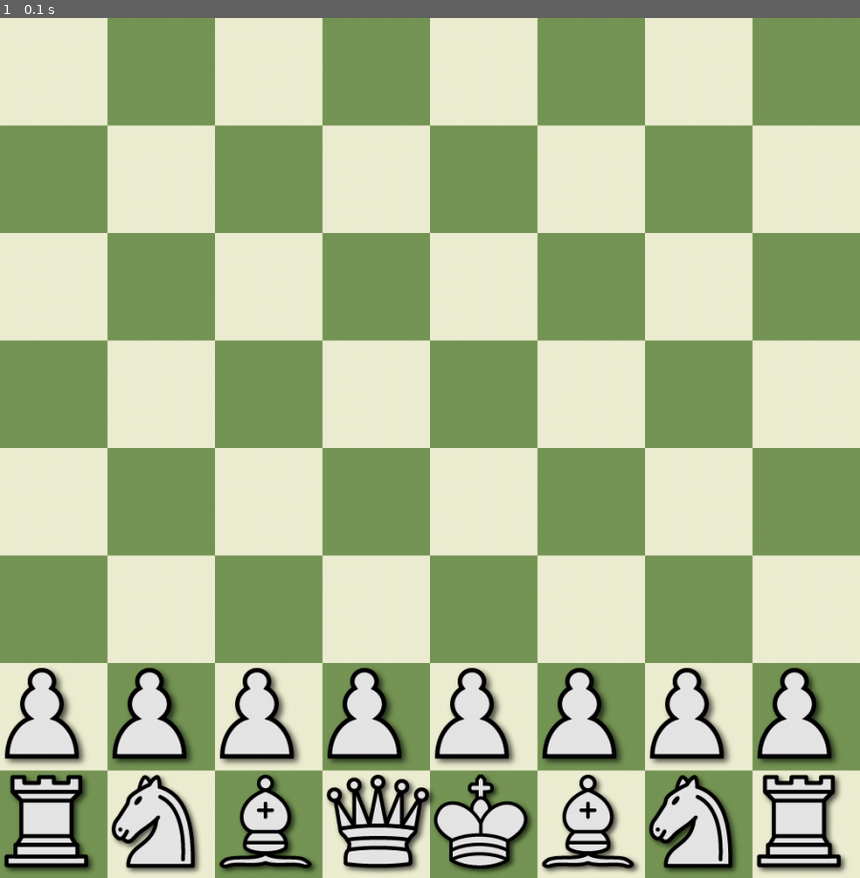
Above: before the commit, frame 1.
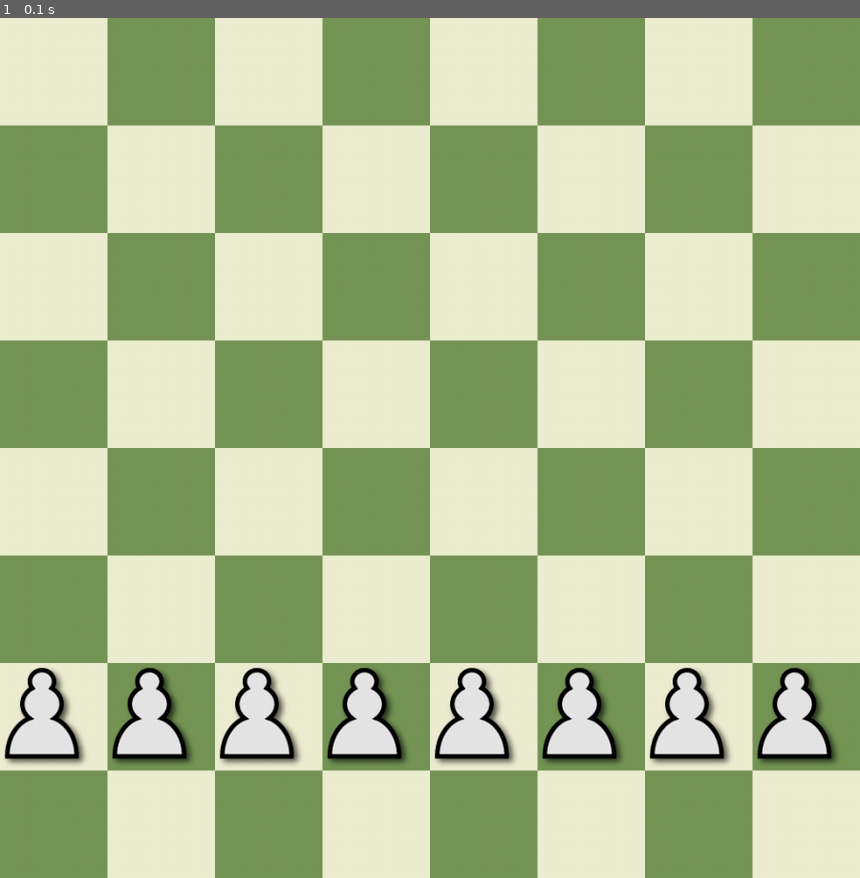
Above: after the commit, the same moment.

Repository: developer-egg/pygame-chess
Game: pygame game, started from main.py
The game is run twice, just before and just after one commit, with the same random seed, the same clock (stepped at 60 frames per second) and the same inputs.
Inputs:
- Up to frame 1 (0.1 s): no input

The runs differ from the first frame. In frame 1, 5.4% of the frame differs, in the area x 0-99%, y 87-100%.

Commit message:
Squares and pieces are now objects instead of tuples

Diff:
--- a/main.py
+++ b/main.py
@@ -1,6 +1,6 @@
-import sys
-
 import pygame
+import square
+import piece
 
 pygame.init()
 
@@ -18,8 +18,6 @@
          [None, None, None, None, None, None, None, None],
          [None, None, None, None, None, None, None, None],
          [None, None, None, None, None, None, None, None]]
-
-running = True
 
 
 def draw_squares():
@@ -44,12 +42,11 @@
         else:
             current_color = green
 
-        # this may be a problem later because the board gets reset every pass of the game loop first index is the
-        # square, second index is the coordinates of the top-left corner, third index is the coordinates of the
-        # bottom-left corner
-        board[current_row_index][current_col_index] = (pygame.draw.rect(screen, current_color,
-                                                                        pygame.Rect(x_offset, y_offset, 128, 128)),
-                                                       (x_offset, y_offset), (x_offset + 128, y_offset + 128))
+        rect = pygame.draw.rect(screen, current_color, pygame.Rect(x_offset, y_offset, 128, 128))
+
+        if board[current_row_index][current_col_index] is None:
+            board[current_row_index][current_col_index] = square.Square(rect, (x_offset, y_offset),
+                                                                        (x_offset + 128, y_offset + 128), None)
 
         square_count += 1
         square_count_color_ref += 1
@@ -65,12 +62,13 @@
 
             square_count_color_ref -= 1
 
-def find_square_by_mouse_pos(mouse_pos):
+
+def find_square_by_pos(mouse_pos):
     # find what square was clicked on
     for row in board:
         for square in row:
-            top_left_corner = square[1]
-            bottom_right_corner = square[2]
+            top_left_corner = square.top_left
+            bottom_right_corner = square.bottom_right
 
             top_x = top_left_corner[0]
             top_y = top_left_corner[1]
@@ -86,7 +84,8 @@
                     row_index = board.index(row)
                     col_index = row.index(square)
 
-                    print(f"Found the square index: ({col_index}, {row_index})")
+                    # print(f"Found the square index: ({col_index}, {row_index})")
+                    return (col_index, row_index)
 
 
 def draw_pieces():
@@ -100,15 +99,30 @@
     bottom_row_order = [white_rook, white_knight, white_bishop, white_queen, white_king, white_bishop, white_knight,
                         white_rook]
 
-    for square in board[6]:
-        screen.blit(white_pawn, (square[1][0], square[1][1]))
+    for board_square in board[6]:
+        top_x = board_square.top_left[0]
+        top_y = board_square.top_left[1]
 
-    row_index = 0
-    for square in board[7]:
-        screen.blit(bottom_row_order[row_index], (square[1][0], square[1][1]))
-        row_index += 1
+        find_square_by_pos((top_x, top_y))
+
+        board_location = find_square_by_pos((top_x, top_y))
+
+        board_square.piece = piece.Piece("pawn", white_pawn, (top_x, top_y), (board_location))
+        screen.blit(white_pawn, (board_square.piece.actual_location[0], board_square.piece.actual_location[1]))
+
+    # row_index = 0
+    # for square in board[7]:
+    #     piece = screen.blit(bottom_row_order[row_index], (square[1][0], square[1][1]))
+    #     square.piece = piece
+    #     row_index += 1
+
+
+running = True
 
 while running:
+    draw_squares()
+    draw_pieces()
+
     for event in pygame.event.get():
         if event == pygame.QUIT:
             running = False
@@ -118,13 +132,8 @@
             # user left-clicked
             if mouse_presses[0]:
                 mouse_pos = pygame.mouse.get_pos()
-                find_square_by_mouse_pos(mouse_pos)
+                find_square_by_pos(mouse_pos)
 
-
-
-
-    draw_squares()
-    draw_pieces()
     pygame.display.update()
 
 pygame.quit()
--- /dev/null
+++ b/piece.py
@@ -0,0 +1,5 @@
+class Piece:
+    def __init__(self, type, image, actual_location, board_location):
+        self.type = type
+        self.actual_location = actual_location
+        self.board_location = board_location
--- /dev/null
+++ b/square.py
@@ -0,0 +1,8 @@
+class Square:
+    is_occupied = False
+
+    def __init__(self, square, top_left, bottom_right, piece):
+        self.square = square
+        self.top_left = top_left
+        self.bottom_right = bottom_right
+        self.piece = piece
